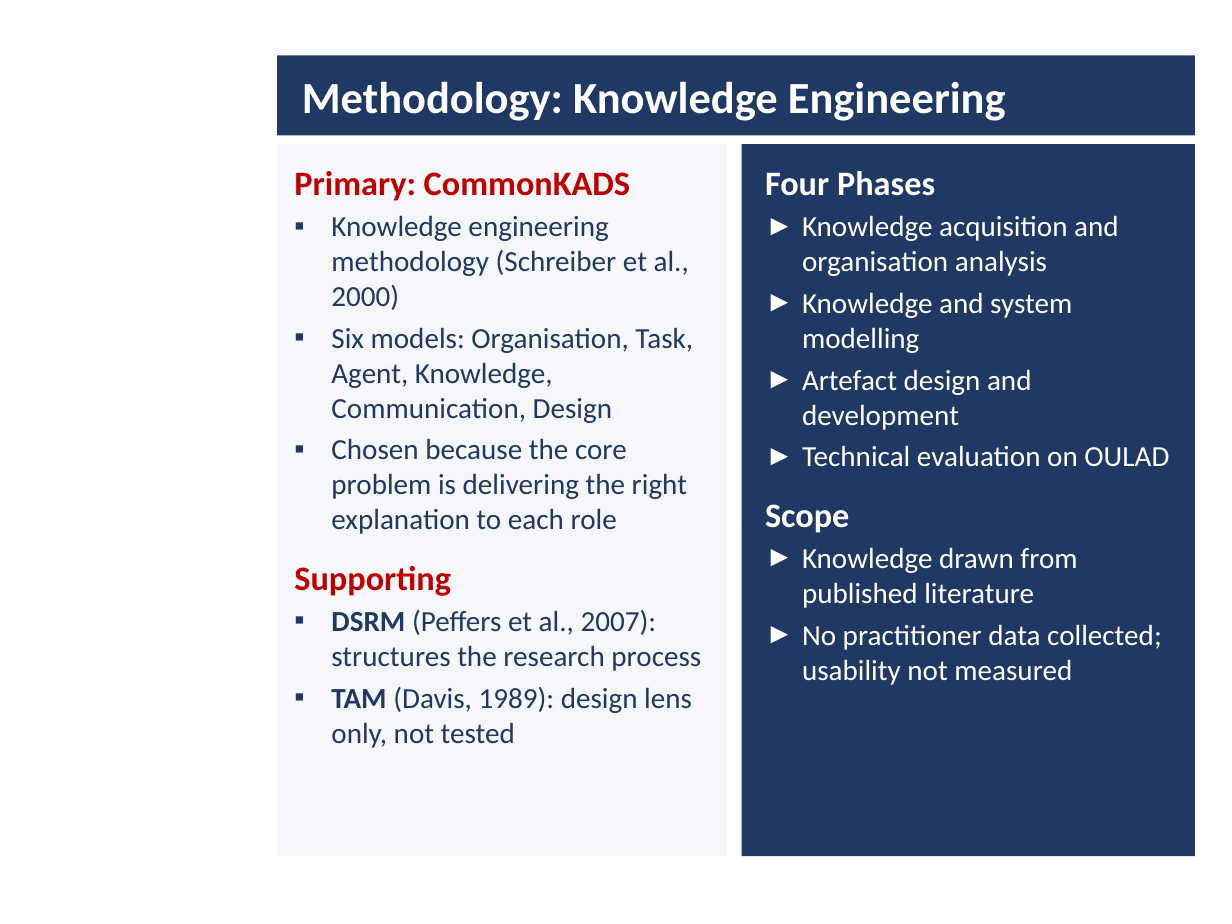
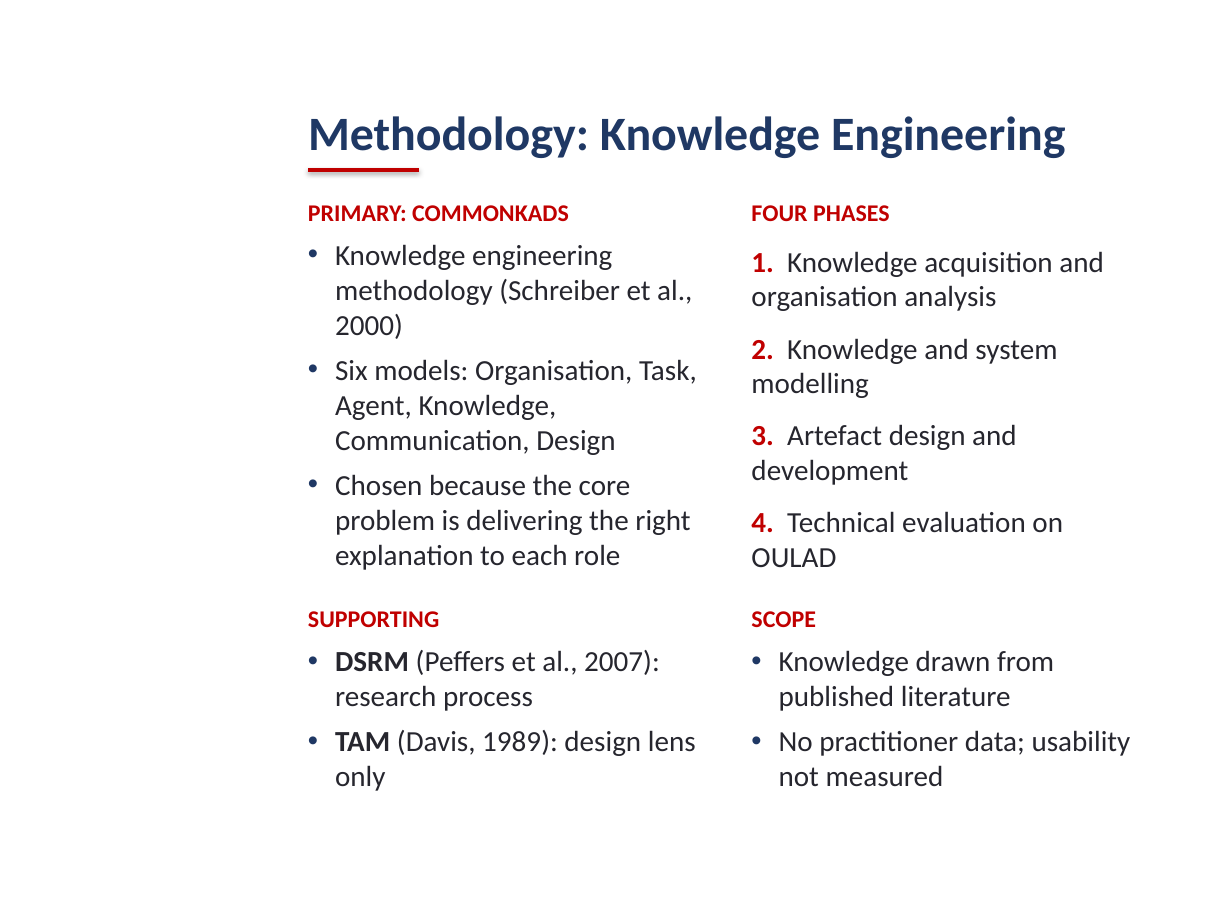
Before and after one commit to daniel-larry/python-run-result, a slide deck: slide 5 of Internal_Defense_Presentation.pptx. Drawn at 1232x924 pixels with LibreOffice and Linux fonts; fonts in the diff are those of the drawing; background and template pictures are left out. Boxes give left, top, right and bottom in pixels: in the first picture for what was removed or moved away, otherwise in the second. Text is boxed around its words. In the diff, an @@ line names an element or a change of style, - is before the commit and + after.

Commit message:
Defense deck: open layout without boxes, Calibri, Moodle screenshot

```diff
--- a/Internal_Defense_Presentation.pptx
+++ b/Internal_Defense_Presentation.pptx
@@ rectangle removed at bbox=[277, 55, 1195, 136] @@
@@ title "Methodology: Knowledge Engineering": place and size @@
-title "Methodology: Knowledge Engineering" at bbox=[302, 81, 1006, 121]
+title "Methodology: Knowledge Engineering" at bbox=[308, 116, 1065, 158]
@@ title "Methodology: Knowledge Engineering" at bbox=[308, 116, 1065, 158]: size 26 to 28 pt, text colour #FFFFFF to #1F3864; vertical alignment middle to bottom @@
@@ rectangle removed at bbox=[277, 144, 727, 856] @@
@@ rectangle removed at bbox=[742, 144, 1195, 856] @@
@@ line added from (308, 170) to (419, 170), #C00000 2.25 pt @@
@@ text at bbox=[308, 205, 569, 221]: text changed; size 20 to 14 pt @@
-Primary: CommonKADS
+PRIMARY: COMMONKADS
@@ text "PRIMARY: COMMONKADS": place and size @@
-text "PRIMARY: COMMONKADS" at bbox=[294, 171, 701, 748]
+text "PRIMARY: COMMONKADS" at bbox=[308, 205, 697, 570]
@@ text added at bbox=[751, 205, 1104, 567], 17 pt, text #26262E @@
+FOUR PHASES
+1. Knowledge acquisition and organisation analysis
+2. Knowledge and system modelling
+3. Artefact design and development
+4. Technical evaluation on OULAD
@@ text at bbox=[335, 244, 697, 570]: text colour #1F3864 to #26262E; bullet ▪ to •; more space between paragraphs @@
@@ text at bbox=[294, 566, 701, 748]: paragraphs removed @@
-Supporting
-▪ DSRM (Peffers et al., 2007): structures the research process
-▪ TAM (Davis, 1989): design lens only, not tested
@@ text added at bbox=[308, 611, 696, 791], 17 pt, text #26262E @@
+SUPPORTING
+• DSRM (Peffers et al., 2007): research process
+• TAM (Davis, 1989): design lens only
@@ text at bbox=[751, 611, 816, 627]: text changed; size 17 to 14 pt; text colour #FFFFFF to #C00000; bold on @@
-Four Phases
-► Knowledge acquisition and organisation analysis
-► Knowledge and system modelling
-► Artefact design and development
-► Technical evaluation on OULAD
-Scope
+SCOPE
@@ text "SCOPE": place and size @@
-text "SCOPE" at bbox=[765, 171, 1169, 685]
+text "SCOPE" at bbox=[751, 611, 1131, 787]
@@ text at bbox=[779, 650, 1054, 711]: text colour #FFFFFF to #26262E in "Knowledge drawn from published literature"; bullet ► to •; more space between paragraphs; bullet colour #FFFFFF to #1F3864 @@
@@ text at bbox=[779, 730, 1131, 787]: text changed; text colour #FFFFFF to #26262E @@
-► No practitioner data collected; usability not measured
+• No practitioner data; usability not measured
```
Also in this commit, not shown: 11 other slides changed.
